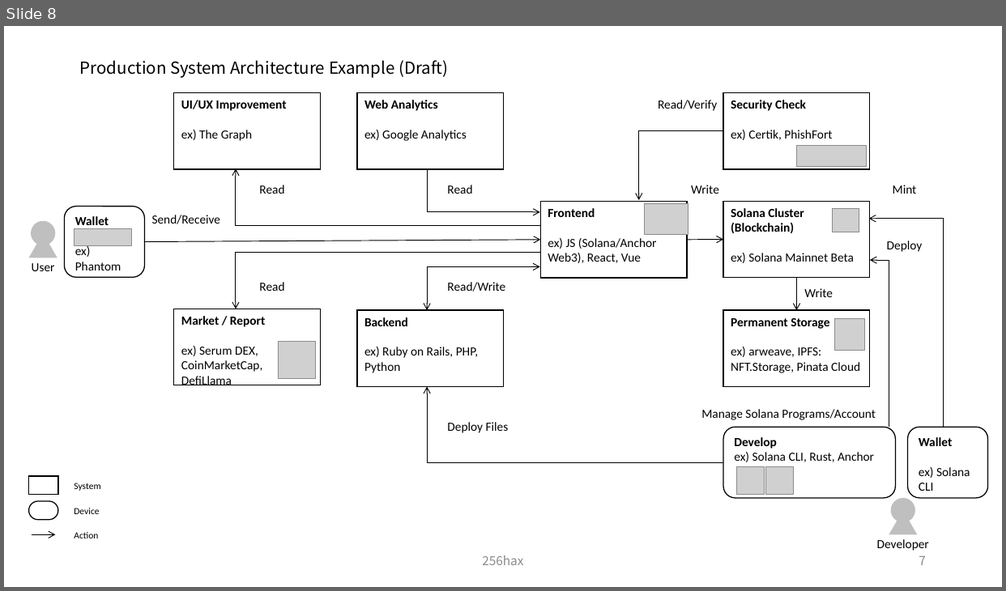
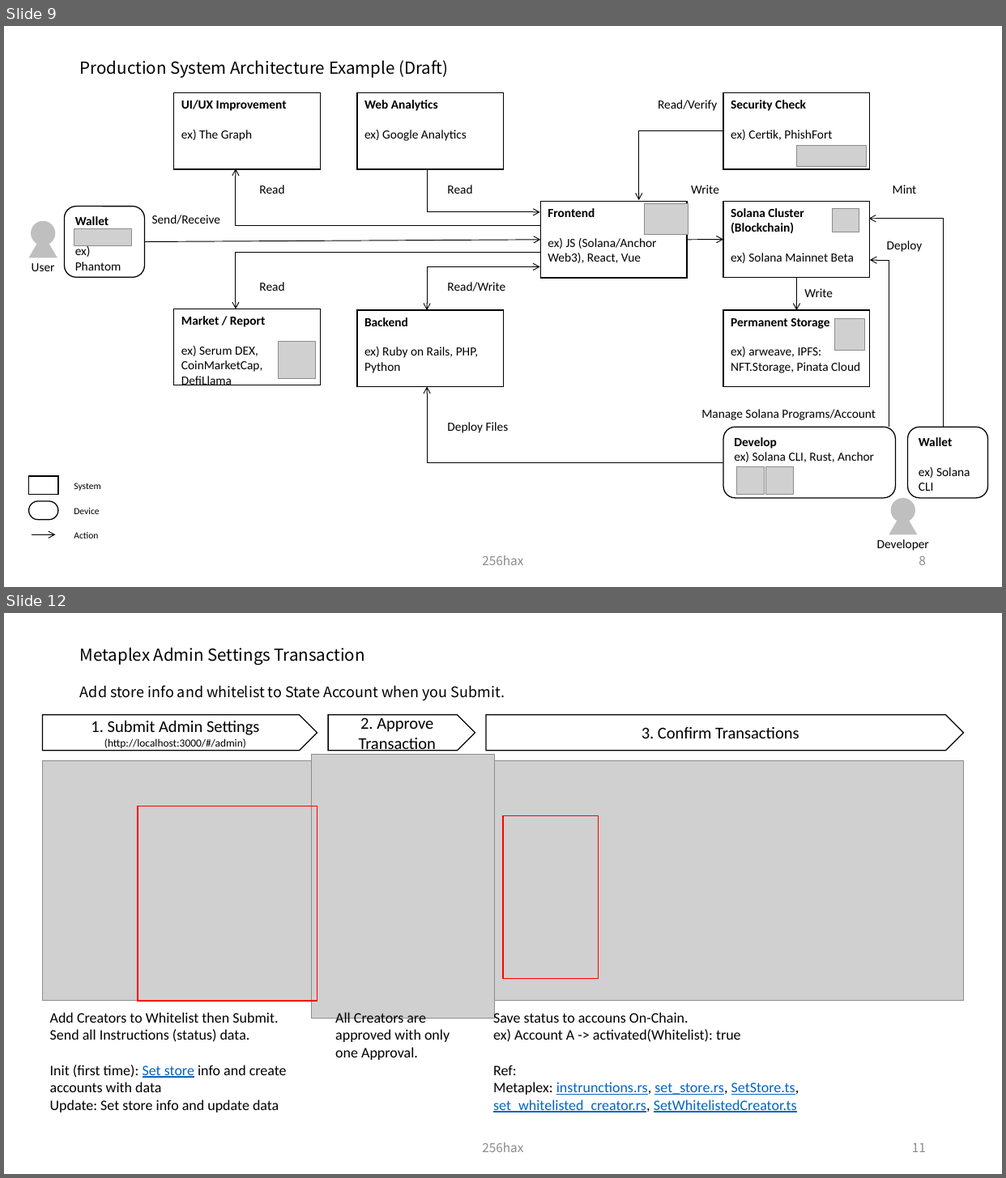
Before and after one commit to SmartGru25/Solana-React-Minimal, a slide deck: docs/Solana_Blockchain_Outline_Figure.pptx. Shown one above the other, each under a label of ours: slide 8 before the commit, slides 9 and 12 after it; the slides between them are not shown. The pictures are 1006x591 and 1006x1178 pixels, drawn with LibreOffice and Linux fonts; fonts in the diff are those of the drawing; grey boxes stand for pictures. Boxes give left, top, right and bottom in pixels: in the first picture for what was removed or moved away, otherwise in the second. Text is boxed around its words. In the diff, an @@ line names an element or a change of style, - is before the commit and + after.

```diff
--- a/docs/Solana_Blockchain_Outline_Figure.pptx
+++ b/docs/Solana_Blockchain_Outline_Figure.pptx
@@ slide 12 added at (4,613,1002,1174), background #FFFFFF @@
@@ title added at (80,647,365,665), 16 pt, text #000000 @@
+Metaplex Admin Settings Transaction
@@ text added at (80,685,505,700), 14 pt, text #000000 @@
+Add store info and whitelist to State Account when you Submit.
@@ pentagon arrow added at (42,715,317,751), outline #000000 1 pt, 10.5 pt, text #000000 @@
+1. Submit Admin Settings
+(http://localhost:3000/#/admin)
@@ pentagon arrow added at (328,715,475,751), outline #000000 1 pt, 16 pt, text #000000 @@
+2. Approve
+Transaction
@@ pentagon arrow added at (486,715,964,751), outline #000000 1 pt, 16 pt, text #000000 @@
+3. Confirm Transactions
@@ picture added at (312,755,494,1018) @@
@@ picture added at (42,760,317,1001) @@
@@ picture added at (488,760,963,1001) @@
@@ rectangle added at (138,806,317,1001), outline #FF0000 1 pt @@
@@ rectangle added at (503,815,599,978), outline #FF0000 1 pt @@
@@ text added at (50,1012,287,1113), 14 pt, text #000000 @@
+Add Creators to Whitelist then Submit.
+Send all Instructions (status) data.
+Init (first time): Set store info and create accounts with data
+Update: Set store info and update data
@@ text added at (335,1012,450,1060), 14 pt, text #000000 @@
+All Creators are approved with only one Approval.
@@ text added at (493,1011,799,1113), 14 pt, text #0563C1, underline @@
+Save status to accouns On-Chain.
+ex) Account A -> activated(Whitelist): true
+Ref:
+Metaplex: instrunctions.rs, set_store.rs, SetStore.ts, set_whitelisted_creator.rs, SetWhitelistedCreator.ts
@@ text added at (482,1143,523,1152), 12 pt, text #8C8C8C @@
+256hax
@@ page number added at (912,1144,926,1152), 12 pt, text #8C8C8C @@
+11
@@ what was slide 8 is now slide 9 @@
@@ page number at (918,556,926,565): text changed @@
-7
+8
```
Also in this commit, not shown: 4 slides changed, 5 other slides added.
